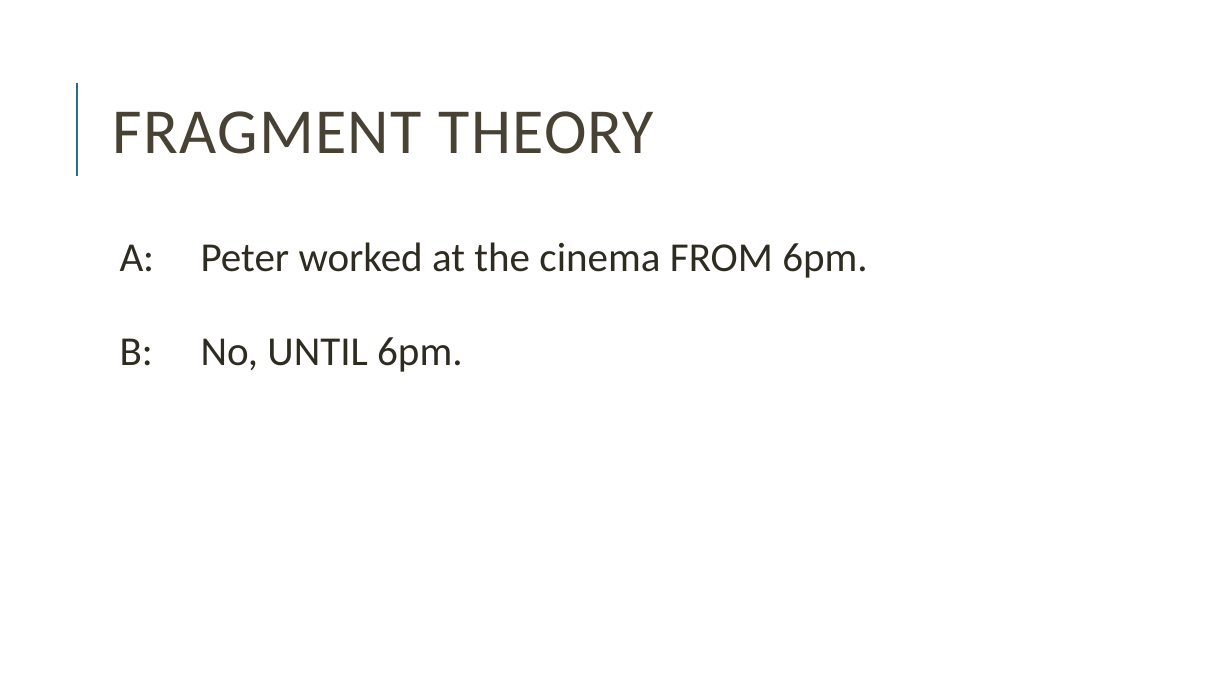
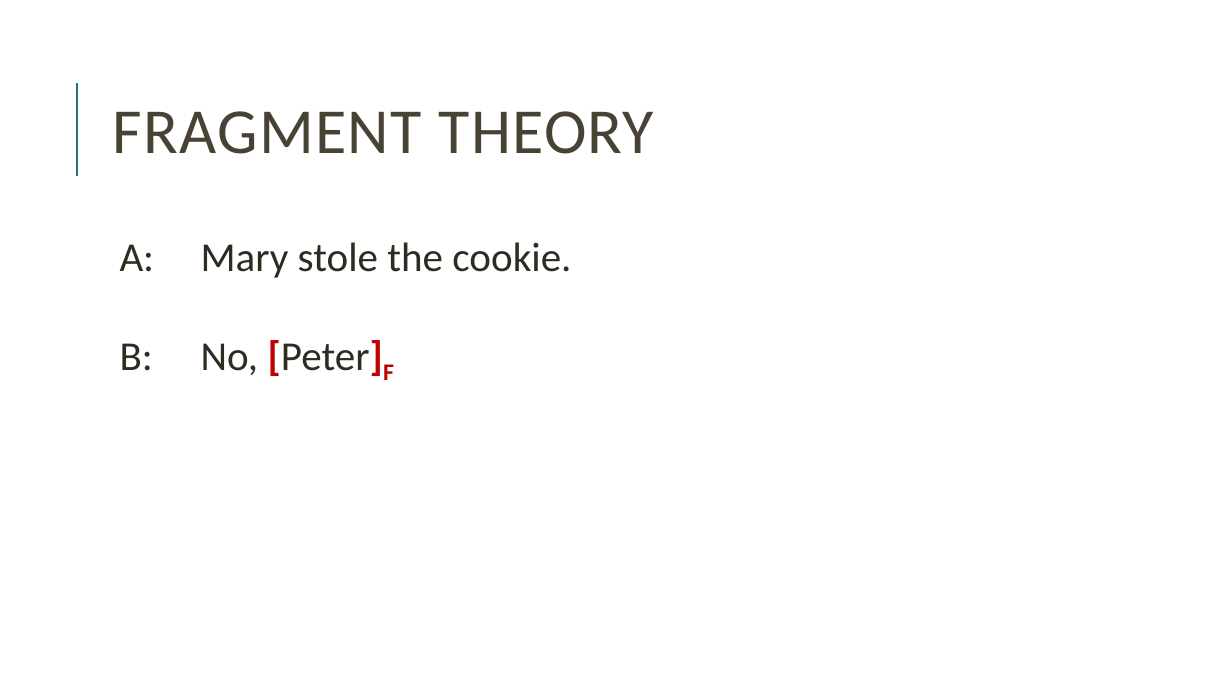
Before and after one commit to miriamschiele/MA, a slide deck: slide 7 of presentation/Miriam Schiele, MA presentation.pptx (slide 3 before the commit). Drawn at 1232x693 pixels with LibreOffice and Linux fonts; fonts in the diff are those of the drawing. Boxes give left, top, right and bottom in pixels: in the first picture for what was removed or moved away, otherwise in the second. Text is boxed around its words. In the diff, an @@ line names an element or a change of style, - is before the commit and + after.

```diff
--- a/presentation/Miriam Schiele, MA presentation.pptx
+++ b/presentation/Miriam Schiele, MA presentation.pptx
@@ text at <box>120,242,571,380</box>: text changed @@
-  A: Peter worked at the cinema FROM 6pm.
-  B: No, UNTIL 6pm.
+  A: Mary stole the cookie.
+  B: No, [Peter]F
```
Also in this commit, not shown: 10 other slides changed, 4 slides added, 4 slides removed, 1 other file.
